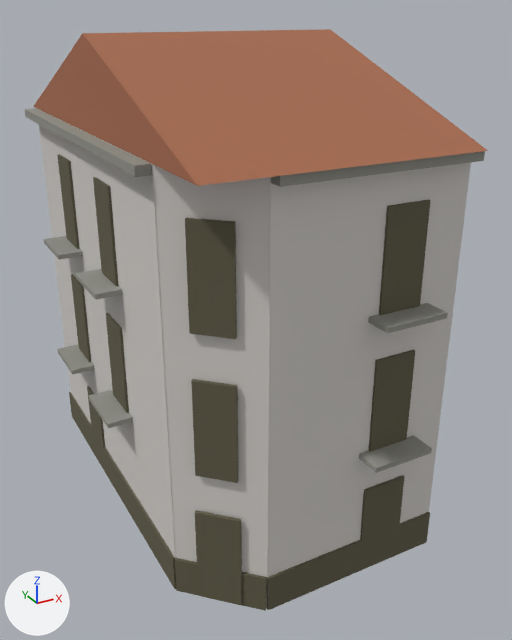
One commit to the FBX model entregas/teo-modelado/pueblo-valenciano/Esquina/SM_Esquina_v1_TresPlantas_LOD1.fbx: the scene before it, then after it.
The view is the same before and after, from a 50 mm camera at (-7.07, -15.07, 12.06) aimed at (0.76, -0.84, 4.94). The axes (+X, +Y, +Z) are drawn at lower left. The lights are the same throughout. The older version comes first. Where no turn or scale is listed for an object, it has been applied to the vertices.

Before the edit, the objects in view are built like this:
```python
me_sm_pueblo_valenciano_v1_lod1_001 = bpy.data.meshes.new('SM_pueblo_valenciano_v1_LOD1.001')
me_sm_pueblo_valenciano_v1_lod1_001.from_pydata(...)  # 206 vertices, 155 faces; spans x -3.3..3.3, y -5.5..5.5, z 0.0..11.6
me_sm_pueblo_valenciano_v1_lod1_001.materials.append(mat_mat_paleta32)  # picture img_t_paleta32_png
# before: 31 (-1.2, -4.95, 0.9) at pixel (268, 578), 33 (-1.2, -4.89, 0.9) at pixel (267, 576), 35 (3.3, -4.95, 0.9) at pixel (430, 512), 37 (3.3, -4.89, 0.9) at pixel (428, 511), 39 (-2.75, -3.4, 0.9) at pixel (172, 558)
# before: 41 (-2.75, 5.1, 0.9) at pixel (68, 392), 43 (-2.69, -3.4, 0.9) at pixel (175, 557), 45 (-2.69, 5.1, 0.9) at pixel (70, 391), 47 (-2.73, -3.45, 0.9) at pixel (174, 559), 49 (-2.69, -3.41, 0.9) at pixel (175, 557)
# before: 51 (-1.25, -4.93, 0.9) at pixel (265, 579), 53 (-1.21, -4.89, 0.9) at pixel (266, 577)
ob_sm_pueblo_valenciano_v1_lod1 = bpy.data.objects.new('SM_pueblo_valenciano_v1_LOD1', me_sm_pueblo_valenciano_v1_lod1_001)
ob_sm_pueblo_valenciano_v1_lod1.location = (0.0, 0.0, 0.0)
```
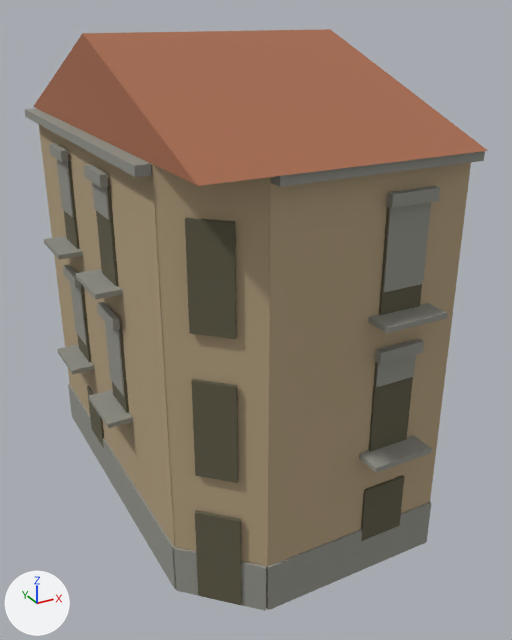
Where the change shows, as pixel boxes [x1, y1, x2, y2] in the pictures (512 x 640 px; the box of a moved part takes in the faces that stretch with it):
part 1 of me_sm_pueblo_valenciano_v1_lod1_001, added
    after: [375, 339, 424, 364]
part 2 of me_sm_pueblo_valenciano_v1_lod1_001, added
    after: [376, 355, 416, 387]
part 3 of me_sm_pueblo_valenciano_v1_lod1_001, added
    after: [97, 302, 120, 331]
part 4 of me_sm_pueblo_valenciano_v1_lod1_001, added
    after: [105, 322, 125, 396]
part 5 of me_sm_pueblo_valenciano_v1_lod1_001, added
    after: [63, 265, 82, 288]
part 6 of me_sm_pueblo_valenciano_v1_lod1_001, added
    after: [70, 282, 87, 346]
part 7 of me_sm_pueblo_valenciano_v1_lod1_001, added
    after: [387, 186, 440, 208]
part 8 of me_sm_pueblo_valenciano_v1_lod1_001, added
    after: [383, 202, 431, 292]
part 9 of me_sm_pueblo_valenciano_v1_lod1_001, added
    after: [84, 164, 108, 188]
part 10 of me_sm_pueblo_valenciano_v1_lod1_001, added
    after: [92, 182, 110, 220]
part 11 of me_sm_pueblo_valenciano_v1_lod1_001, added
    after: [49, 143, 69, 162]
part 12 of me_sm_pueblo_valenciano_v1_lod1_001, added
    after: [57, 159, 74, 218]
part 13 of me_sm_pueblo_valenciano_v1_lod1_001, moved or reshaped
    before: [69, 392, 430, 611]
    after: [68, 384, 431, 611]
part 14 of me_sm_pueblo_valenciano_v1_lod1_001, surface changed (grey to brown)
    both: [39, 125, 471, 611]

The change, as a diff of the scene's bpy script:
```diff
--- a/entregas/teo-modelado/pueblo-valenciano/Esquina/SM_Esquina_v1_TresPlantas_LOD1.fbx.py
+++ b/entregas/teo-modelado/pueblo-valenciano/Esquina/SM_Esquina_v1_TresPlantas_LOD1.fbx.py
@@ me_sm_pueblo_valenciano_v1_lod1_001 @@
 # verts and faces of me_sm_pueblo_valenciano_v1_lod1_001; kept vertices keep their numbers, new ones are numbered from 206
-me_sm_pueblo_valenciano_v1_lod1_001.from_pydata(...)  # 206 vertices, 155 faces; spans x -3.3..3.3, y -5.5..5.5, z 0.0..11.6
+me_sm_pueblo_valenciano_v1_lod1_001.from_pydata(...)  # 302 vertices, 227 faces; spans x -3.3..3.3, y -5.5..5.5, z 0.0..11.6
+# me_sm_pueblo_valenciano_v1_lod1_001 part 1: a new loose piece, a box spanning x 1.24..2.36, y -5.12..-4.96, z 5.51..5.77, in mat_mat_paleta32 (picture img_t_paleta32_png)
+# me_sm_pueblo_valenciano_v1_lod1_001 part 2: a new loose piece, a box spanning x 1.31..2.29, y -4.995..-4.965, z 4.904..5.5, in mat_mat_paleta32 (picture img_t_paleta32_png)
+# me_sm_pueblo_valenciano_v1_lod1_001 part 3: a new loose piece, a box spanning x -2.92..-2.77, y -0.96..0.16, z 5.51..5.77, in mat_mat_paleta32 (picture img_t_paleta32_png)
+# me_sm_pueblo_valenciano_v1_lod1_001 part 4: a new loose piece, a box spanning x -2.795..-2.765, y -0.89..0.09, z 3.762..5.5, in mat_mat_paleta32 (picture img_t_paleta32_png)
+# me_sm_pueblo_valenciano_v1_lod1_001 part 5: a new loose piece, a box spanning x -2.92..-2.77, y 2.04..3.16, z 5.51..5.77, in mat_mat_paleta32 (picture img_t_paleta32_png)
+# me_sm_pueblo_valenciano_v1_lod1_001 part 6: a new loose piece, a box spanning x -2.795..-2.765, y 2.11..3.09, z 3.813..5.5, in mat_mat_paleta32 (picture img_t_paleta32_png)
+# me_sm_pueblo_valenciano_v1_lod1_001 part 7: a new loose piece, a box spanning x 1.24..2.36, y -5.12..-4.96, z 8.71..8.97, in mat_mat_paleta32 (picture img_t_paleta32_png)
+# me_sm_pueblo_valenciano_v1_lod1_001 part 8: a new loose piece, a box spanning x 1.31..2.29, y -4.995..-4.965, z 7.004..8.7, in mat_mat_paleta32 (picture img_t_paleta32_png)
+# me_sm_pueblo_valenciano_v1_lod1_001 part 9: a new loose piece, a box spanning x -2.92..-2.77, y -0.96..0.16, z 8.71..8.97, in mat_mat_paleta32 (picture img_t_paleta32_png)
+# me_sm_pueblo_valenciano_v1_lod1_001 part 10: a new loose piece, a box spanning x -2.795..-2.765, y -0.89..0.09, z 7.997..8.7, in mat_mat_paleta32 (picture img_t_paleta32_png)
+# me_sm_pueblo_valenciano_v1_lod1_001 part 11: a new loose piece, a box spanning x -2.92..-2.77, y 2.04..3.16, z 8.71..8.97, in mat_mat_paleta32 (picture img_t_paleta32_png)
+# me_sm_pueblo_valenciano_v1_lod1_001 part 12: a new loose piece, a box spanning x -2.795..-2.765, y 2.11..3.09, z 7.321..8.7, in mat_mat_paleta32 (picture img_t_paleta32_png)
+# me_sm_pueblo_valenciano_v1_lod1_001 part 13
+for i in [31, 33, 35, 37, 39, 41, 43, 45, 47, 49, 51, 53]: verts[i] += (0.0, 0.0, 0.3)
+# me_sm_pueblo_valenciano_v1_lod1_001 part 14: 36 kept faces spanning x -2.75..3.3, y -4.95..5.1, z 0.0..9.6 get new texture (UV) coordinates
 me_sm_pueblo_valenciano_v1_lod1_001.materials.append(mat_mat_paleta32)
```
